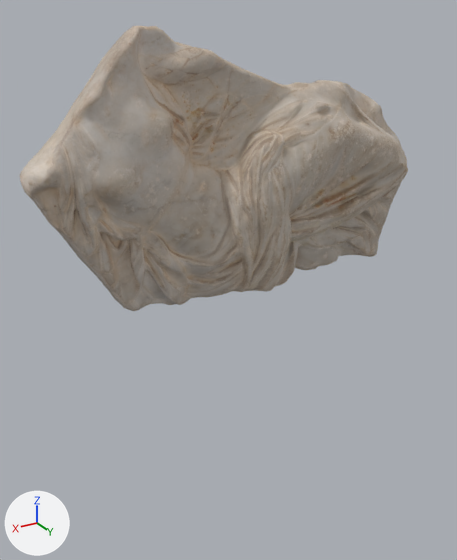
Two versions of the Blender file raw_res/pbr_setup.blend, one commit apart.
Both versions are drawn from a 50 mm lens placed at (7.06, 6.22, 8.18), pointed at (1.52, -3.01, 3.57). Every picture has the same lights, and +X, +Y and +Z are marked at lower left.

Objects in the first picture: 'statue'.
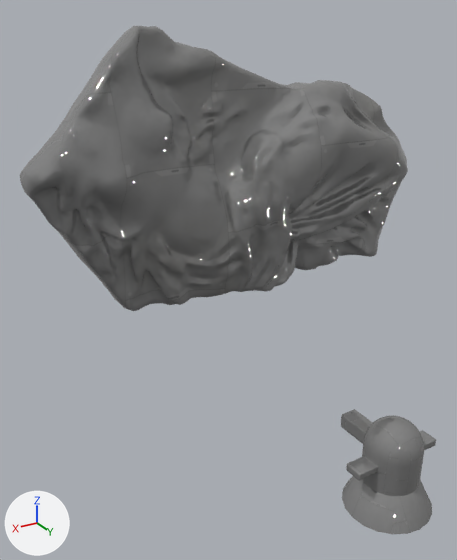
What changed in the scene script:
```text
Add img_rmamap_png:
    img_rmamap_png = load_image('rmaMap.png', '../resources/statue/rmaMap.png', 2048, 2048, 'sRGB')
Add img_albedo_png:
    img_albedo_png = load_image('albedo.png', '../resources/statue/albedo.png', 2048, 2048, 'sRGB')
Change mat_statue:
    where n1 = _N.new('ShaderNodeBsdfPrincipled'); n1.name = 'Principled BSDF'
    add n1.inputs[1].default_value = 0.5  # 'Metallic'
    where n2 = _N.new('ShaderNodeTexImage'); n2.name = 'Image Texture'
    n2.image: img_albedo_jpg -> img_albedo_png
    where n3 = _N.new('ShaderNodeTexImage'); n3.name = 'Image Texture.001'
    n3.image: img_roughness_jpg -> img_rmamap_png
Add me_enemy:
    me_enemy.from_pydata(...)  # a 20-sided cone pointing to +y spanning x -0.8..0.8, y 0.0..1.6, z -0.8..0.8
    me_enemy.materials.append(mat_statue)
Add me_player:
    me_player.from_pydata(...)  # 650 vertices, 668 faces; spans x -0.9..0.9, y 0.0..1.73, z -0.52..1.18
    me_player.materials.append(mat_statue)
Add ob_enemy:
    ob_enemy = bpy.data.objects.new('enemy', me_enemy)
    ob_enemy.location = (0.0, 0.0, 0.0)
    ob_enemy.rotation_euler = (1.571, 0.0, 0.0)  # degrees (90, 0, 0)
Add ob_player:
    ob_player = bpy.data.objects.new('player', me_player)
    ob_player.location = (0.0, 0.0, 0.0)
    ob_player.rotation_euler = (1.571, 0.0, 0.0)  # degrees (90, 0, 0)
```

Boxes [x1, y1, x2, y2] around the edits, measured in the pictures (457 x 560 px):
'statue', surface changed: [20, 26, 408, 311] in both
'player', added: after [341, 409, 436, 496]
'enemy', added: after [342, 476, 432, 534]
